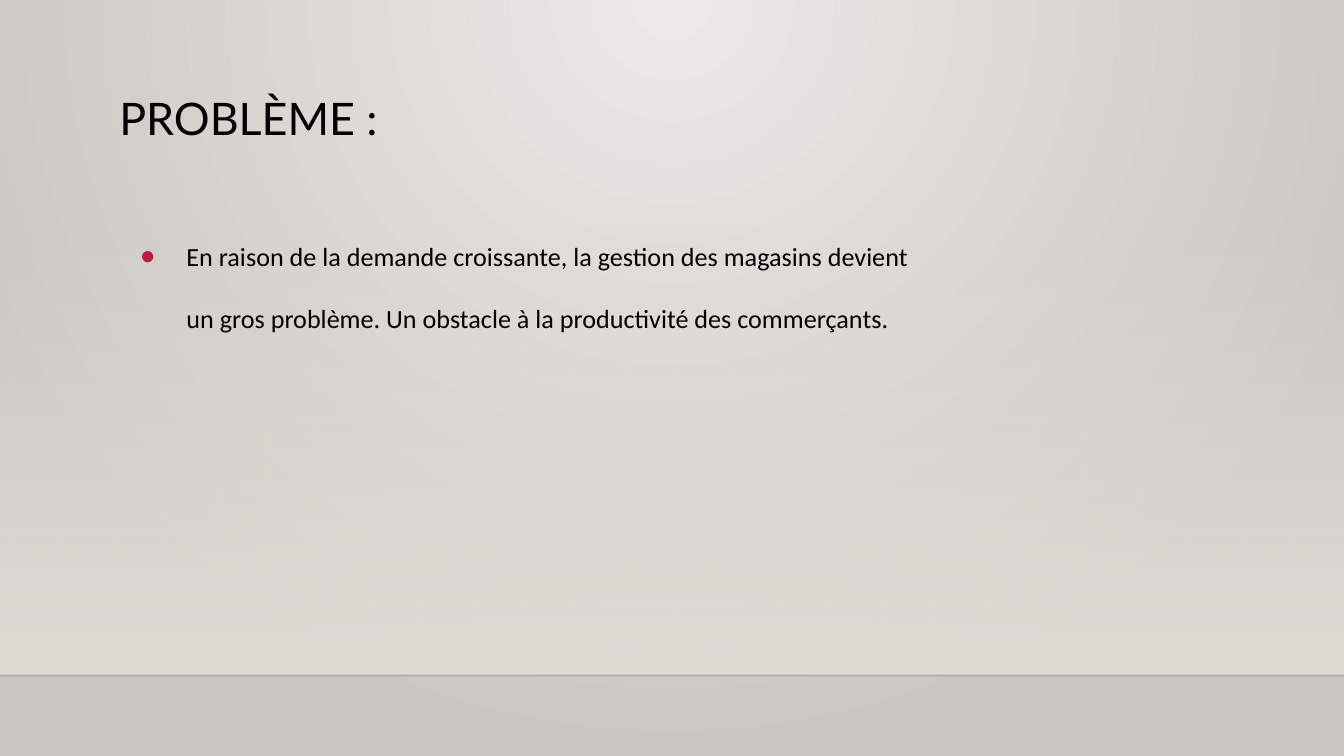
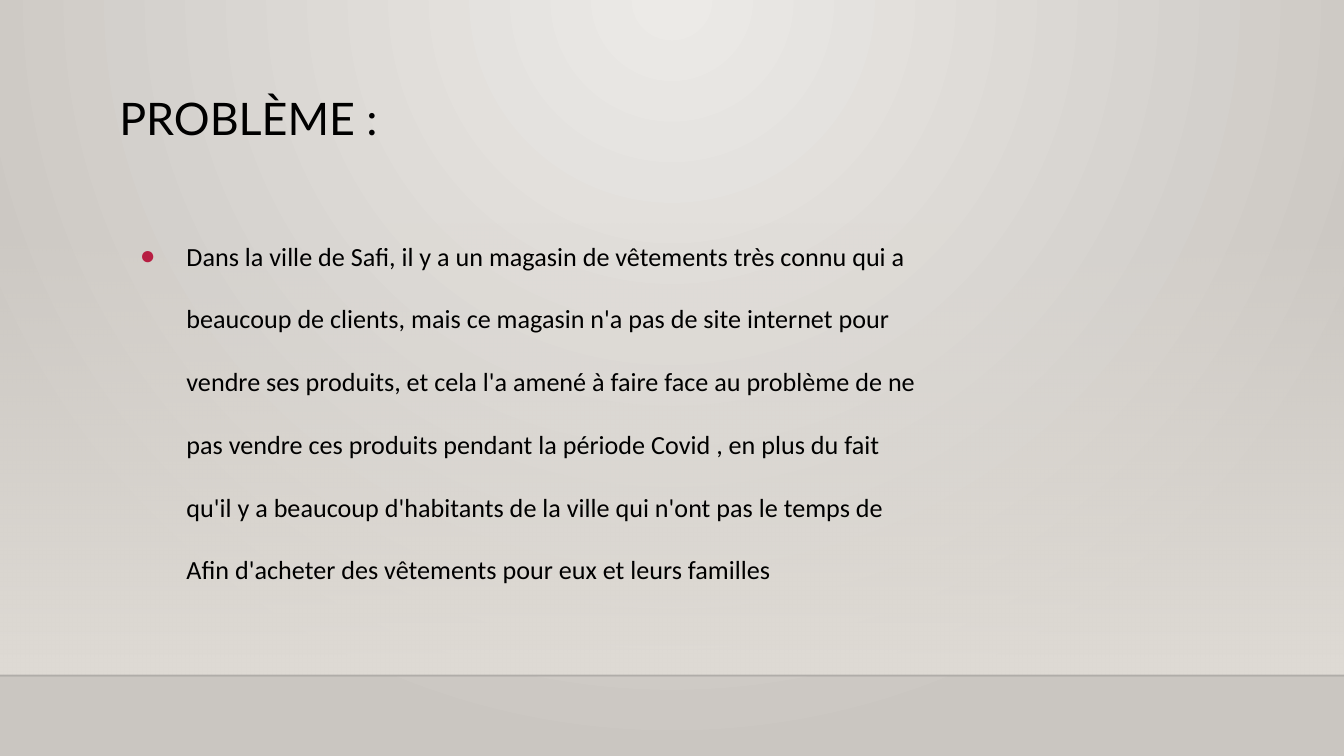
Before and after one commit to ghrabla/kleider1933-website, a slide deck: slide 4 of UML/presentationfilrouge.pptx. Drawn at 1344x756 pixels with LibreOffice and Linux fonts; fonts in the diff are those of the drawing; background and template pictures are left out. Boxes give left, top, right and bottom in pixels: in the first picture for what was removed or moved away, otherwise in the second. Text is boxed around its words. In the diff, an @@ line names an element or a change of style, - is before the commit and + after.

```diff
--- a/UML/presentationfilrouge.pptx
+++ b/UML/presentationfilrouge.pptx
@@ text at (x1=186, y1=248, x2=915, y2=584): text changed @@
-● En raison de la demande croissante, la gestion des magasins devient un gros problème. Un obstacle à la productivité des commerçants.
+● Dans la ville de Safi, il y a un magasin de vêtements très connu qui a beaucoup de clients, mais ce magasin n'a pas de site internet pour vendre ses produits, et cela l'a amené à faire face au problème de ne pas vendre ces produits pendant la période Covid , en plus du fait qu'il y a beaucoup d'habitants de la ville qui n'ont pas le temps de Afin d'acheter des vêtements pour eux et leurs familles
```
Also in this commit, not shown: 7 other slides changed, 2 slides added, 1 slide removed, 25 other files.
